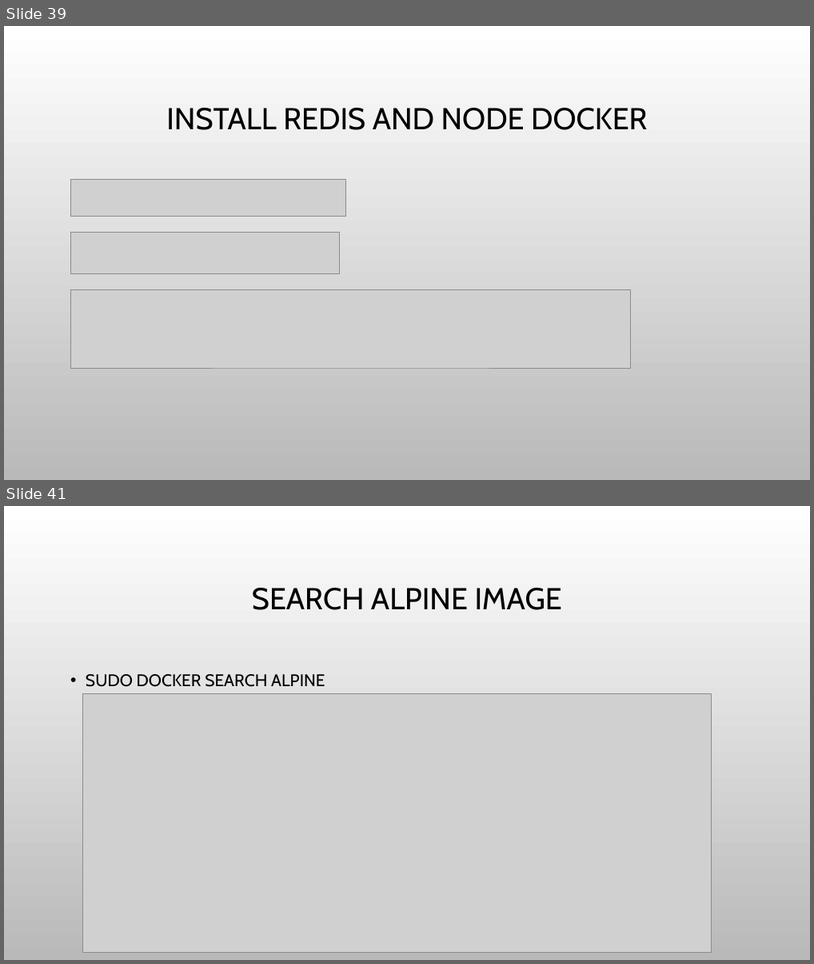
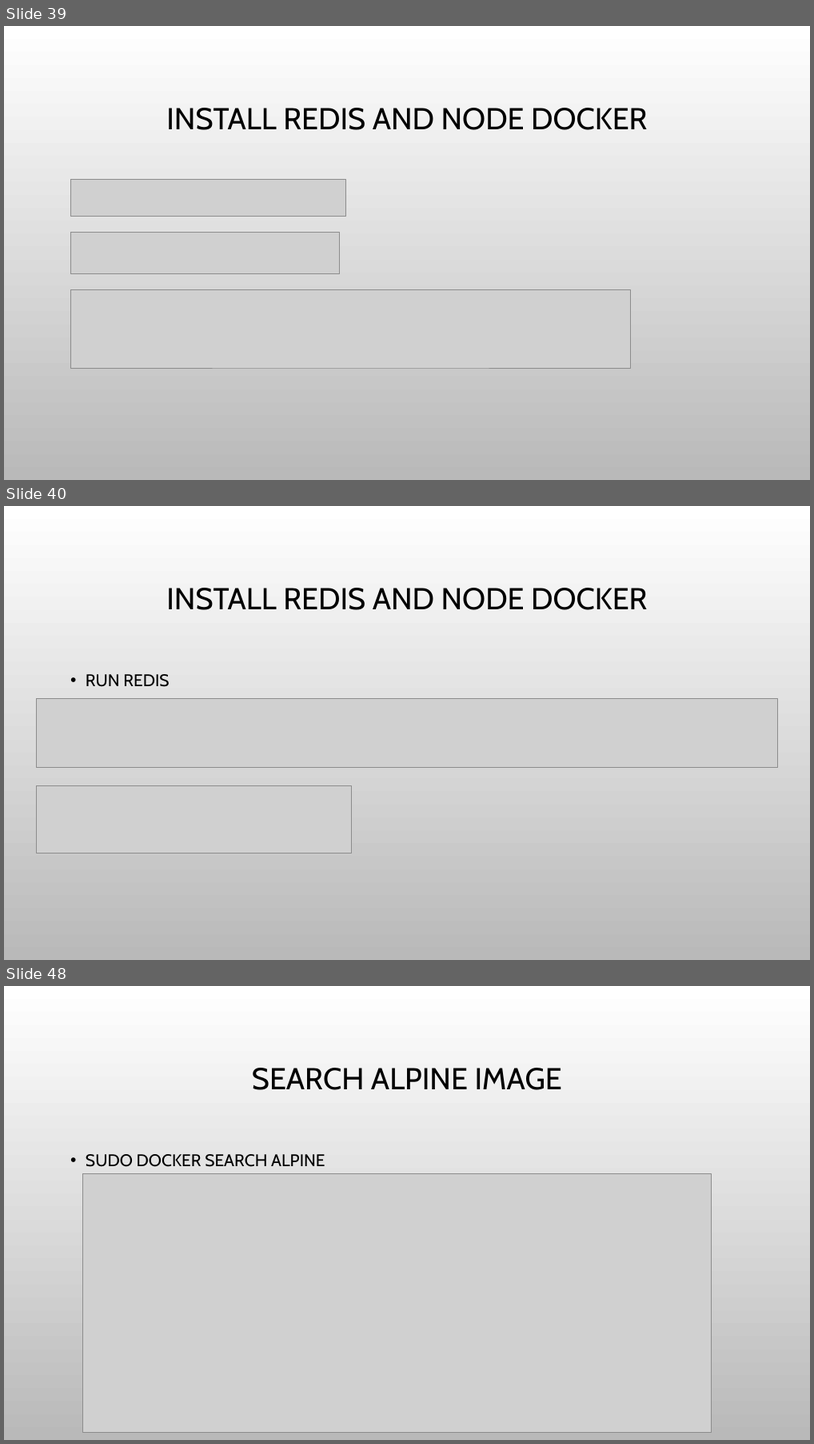
Before and after one commit to haixiang1977/iris, a slide deck: Docker Practice.pptx. Shown one above the other, each under a label of ours: slides 39 and 41 before the commit, slides 39, 40 and 48 after it; the slides between them are not shown. The pictures are 814x964 and 814x1444 pixels, drawn with LibreOffice and Linux fonts; fonts in the diff are those of the drawing; grey boxes stand for pictures; background and template pictures are left out. Boxes give left, top, right and bottom in pixels: in the first picture for what was removed or moved away, otherwise in the second. Text is boxed around its words. In the diff, an @@ line names an element or a change of style, - is before the commit and + after.

Commit message:
Add docker for petunia

```diff
--- a/Docker Practice.pptx
+++ b/Docker Practice.pptx
@@ slide 40 added at (4,506,810,960), background picture (left out) @@
@@ title added at (166,588,647,610), 36 pt, text #000000 @@
+INSTALL REDIS AND NODE DOCKER
@@ text added at (86,674,169,687), 20 pt, text #000000 @@
+• RUN REDIS
@@ picture added at (36,698,778,768) @@
@@ picture added at (36,786,351,852) @@
@@ what was slide 41 is now slide 48 @@
```
Also in this commit, not shown: 1 slide changed, 6 other slides added, 3 other files.
